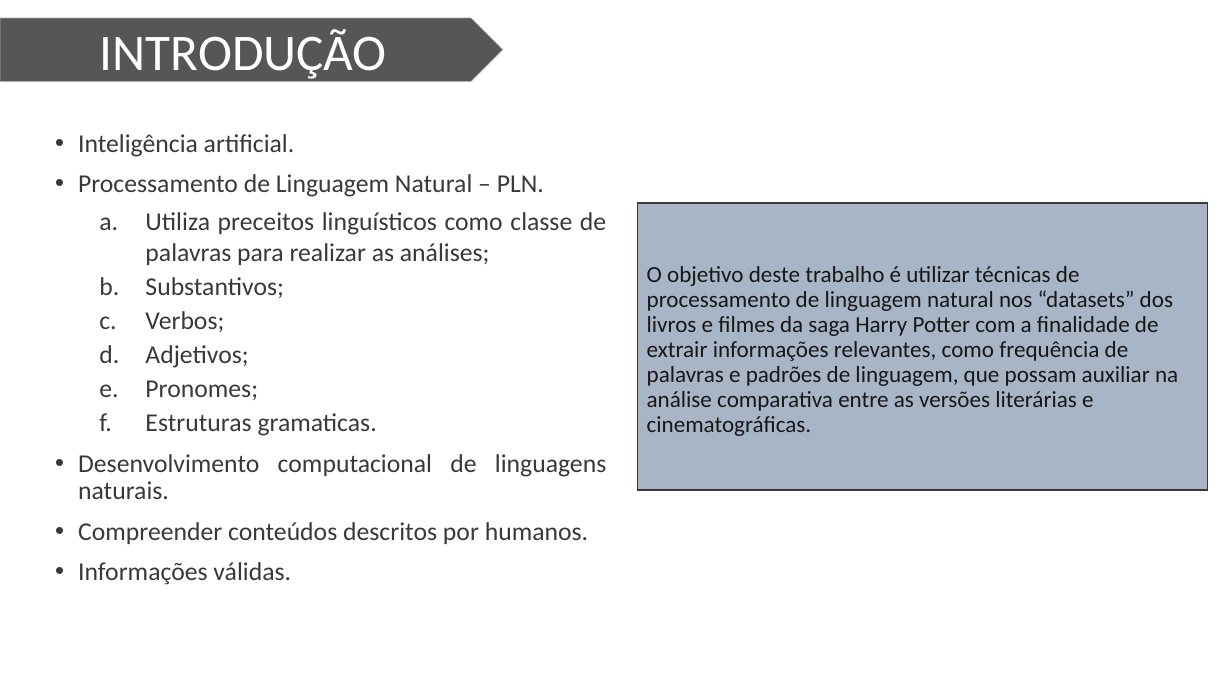
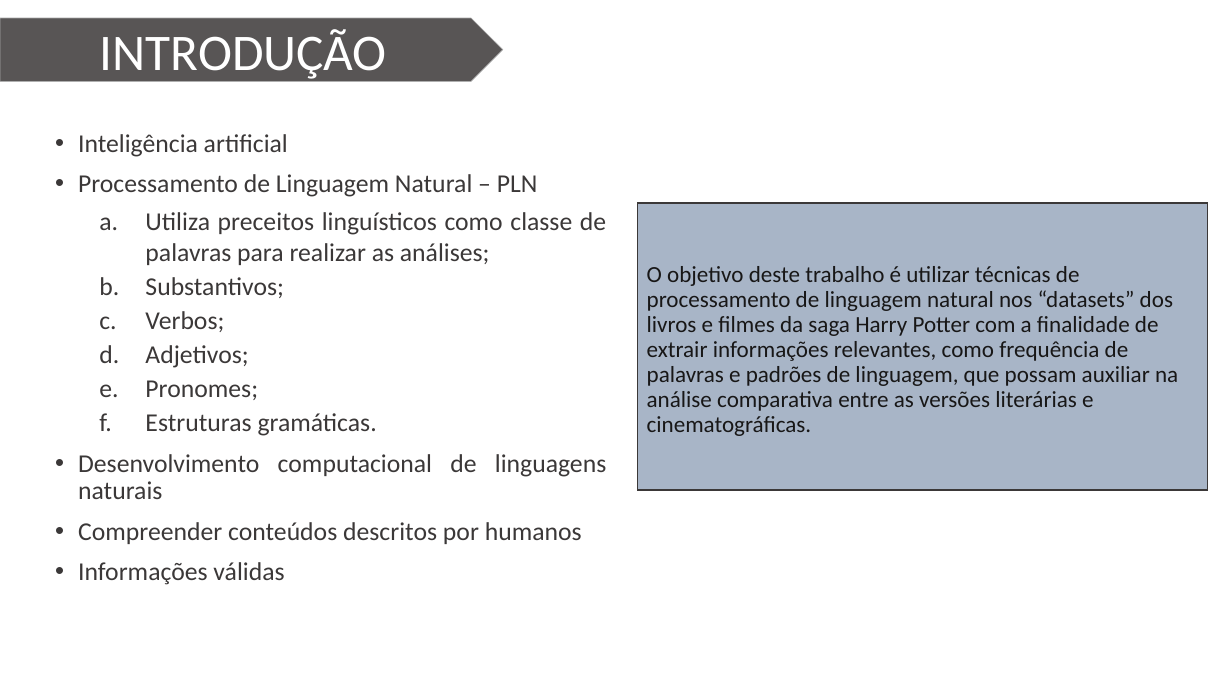
Before and after one commit to Wiryco/Natural-Language-Analysis-And-Processing, a slide deck: slide 3 of Apresentação/Apresentação TCC - Vinícius Andrade Lopes.pptx. Drawn at 1232x693 pixels with LibreOffice and Linux fonts; fonts in the diff are those of the drawing; background and template pictures are left out. Boxes give left, top, right and bottom in pixels: in the first picture for what was removed or moved away, otherwise in the second. Text is boxed around its words. In the diff, an @@ line names an element or a change of style, - is before the commit and + after.

```diff
--- a/Apresentação/Apresentação TCC - Vinícius Andrade Lopes.pptx
+++ b/Apresentação/Apresentação TCC - Vinícius Andrade Lopes.pptx
@@ text at [78,134,538,197]: text changed @@
-• Inteligência artificial.
-• Processamento de Linguagem Natural – PLN.
+• Inteligência artificial
+• Processamento de Linguagem Natural – PLN
@@ text at [78,413,606,544]: text changed @@
-  f. Estruturas gramaticas.
-• Desenvolvimento computacional de linguagens naturais.
-• Compreender conteúdos descritos por humanos.
-• Informações válidas.
+  f. Estruturas gramáticas.
+• Desenvolvimento computacional de linguagens naturais
+• Compreender conteúdos descritos por humanos
+• Informações válidas
```
Also in this commit, not shown: 11 other slides changed.
